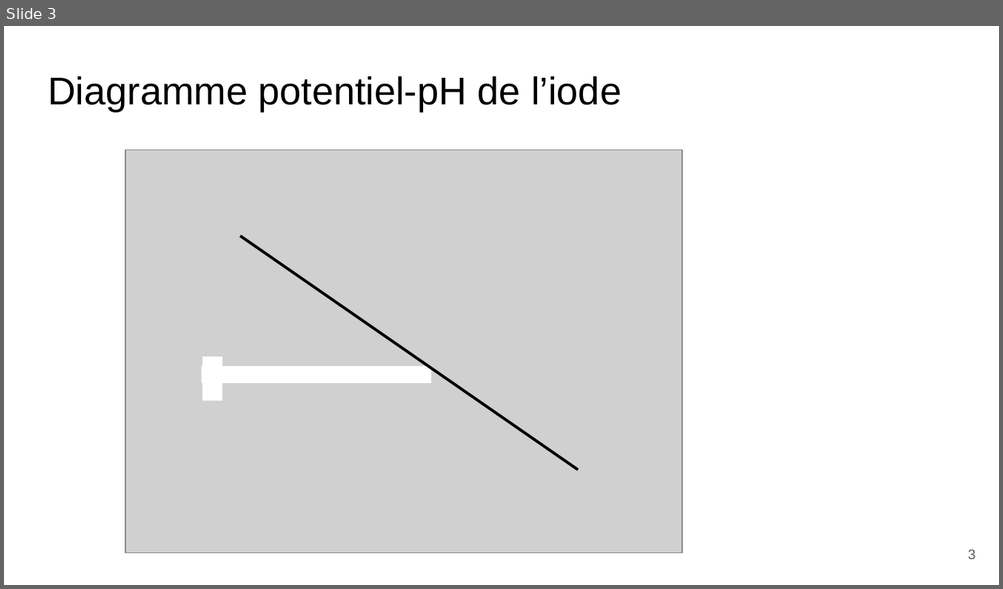
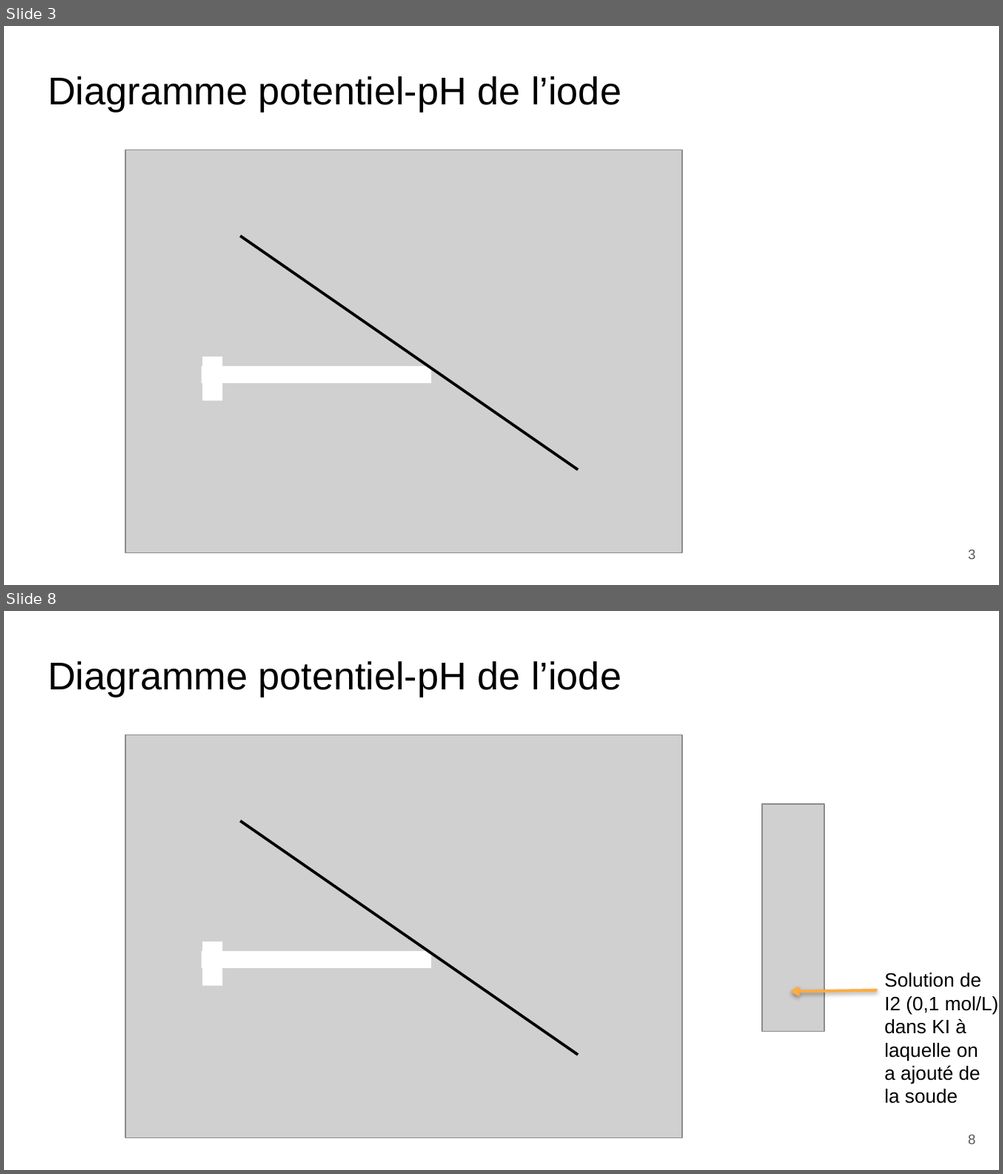
Before and after one commit to ChaponPhys/Agregation, a slide deck: Leçon chimie/LC 23/LC 23 - Diagramme potentiel-pH.pptx. Shown one above the other, each under a label of ours: slide 3 before the commit, slides 3 and 8 after it; the slides between them are not shown. The pictures are 1003x589 and 1003x1174 pixels, drawn with LibreOffice and Linux fonts; fonts in the diff are those of the drawing; grey boxes stand for pictures. Boxes give left, top, right and bottom in pixels: in the first picture for what was removed or moved away, otherwise in the second. Text is boxed around its words. In the diff, an @@ line names an element or a change of style, - is before the commit and + after.

Commit message:
Ajout

```diff
--- a/Leçon chimie/LC 23/LC 23 - Diagramme potentiel-pH.pptx
+++ b/Leçon chimie/LC 23/LC 23 - Diagramme potentiel-pH.pptx
@@ slide 8 added at (4, 611, 999, 1170), background #FFFFFF @@
@@ title added at (48, 661, 621, 697), 28 pt, text #000000 @@
+Diagramme potentiel-pH de l’iode
@@ picture added at (125, 736, 682, 1139) @@
@@ picture added at (762, 804, 823, 1032) @@
@@ line added from (240, 821) to (578, 1054), #000000 2 pt @@
@@ rectangle added at (202, 943, 222, 986), fill #FFFFFF @@
@@ rectangle added at (201, 951, 431, 968), fill #FFFFFF @@
@@ text added at (884, 973, 999, 1104), 14 pt, text #000000 @@
+Solution de
+I2 (0,1 mol/L)
+dans KI à
+laquelle on
+a ajouté de
+la soude
@@ arrow added from (876, 991) to (791, 992), #FFAB40 2 pt @@
@@ page number added at (967, 1135, 975, 1145), 10 pt, text #595959 @@
+8
```
Also in this commit, not shown: 8 slides changed, 11 other slides added, 1 slide removed, 39 other files.
